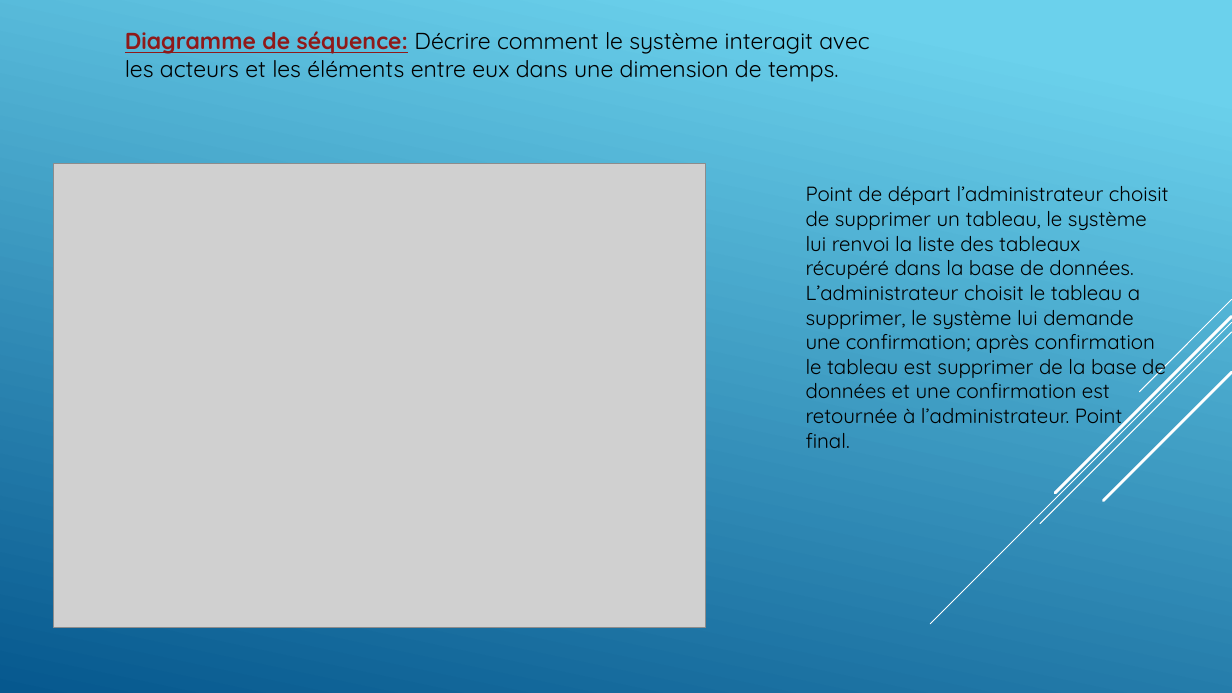
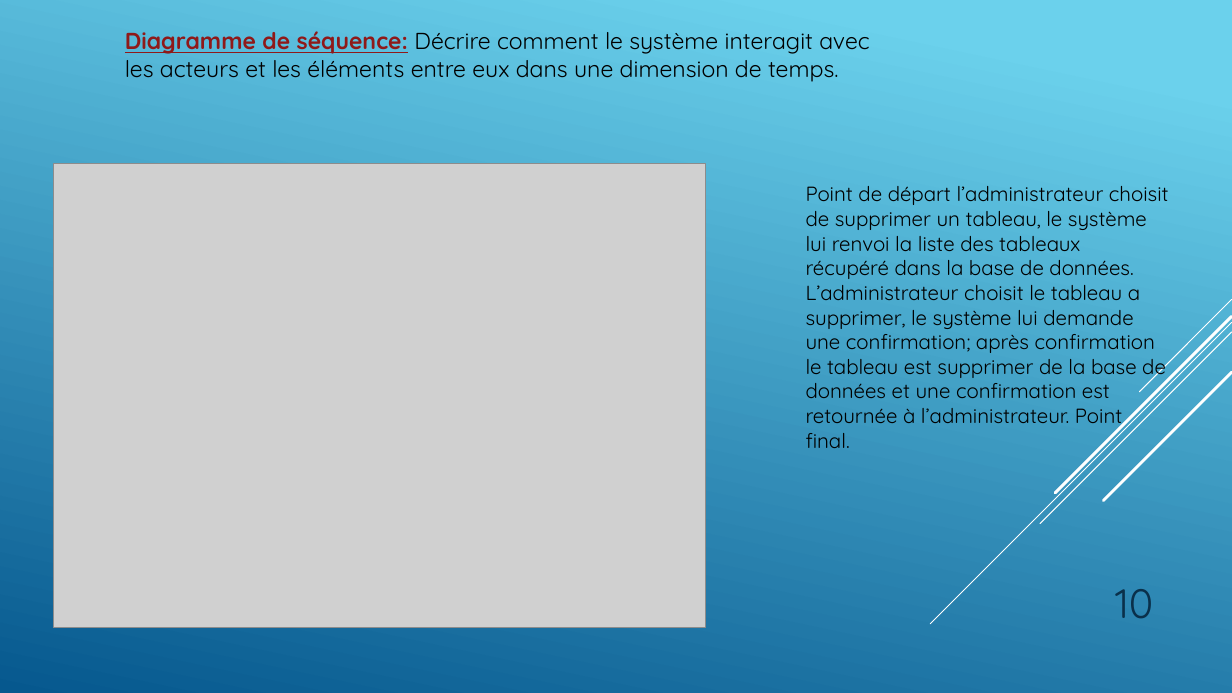
Before and after one commit to GillesP-dev/FilRouge, a slide deck: slide 10 of CDC/L_artiste.pptx. Drawn at 1232x693 pixels with LibreOffice and Linux fonts; fonts in the diff are those of the drawing; grey boxes stand for pictures. Boxes give left, top, right and bottom in pixels: in the first picture for what was removed or moved away, otherwise in the second. Text is boxed around its words. In the diff, an @@ line names an element or a change of style, - is before the commit and + after.

```diff
--- a/CDC/L_artiste.pptx
+++ b/CDC/L_artiste.pptx
@@ page number added at (1115,589,1153,618), 32 pt, text #0A304A @@
+10
```
Also in this commit, not shown: 23 other slides changed, 2 other files.
